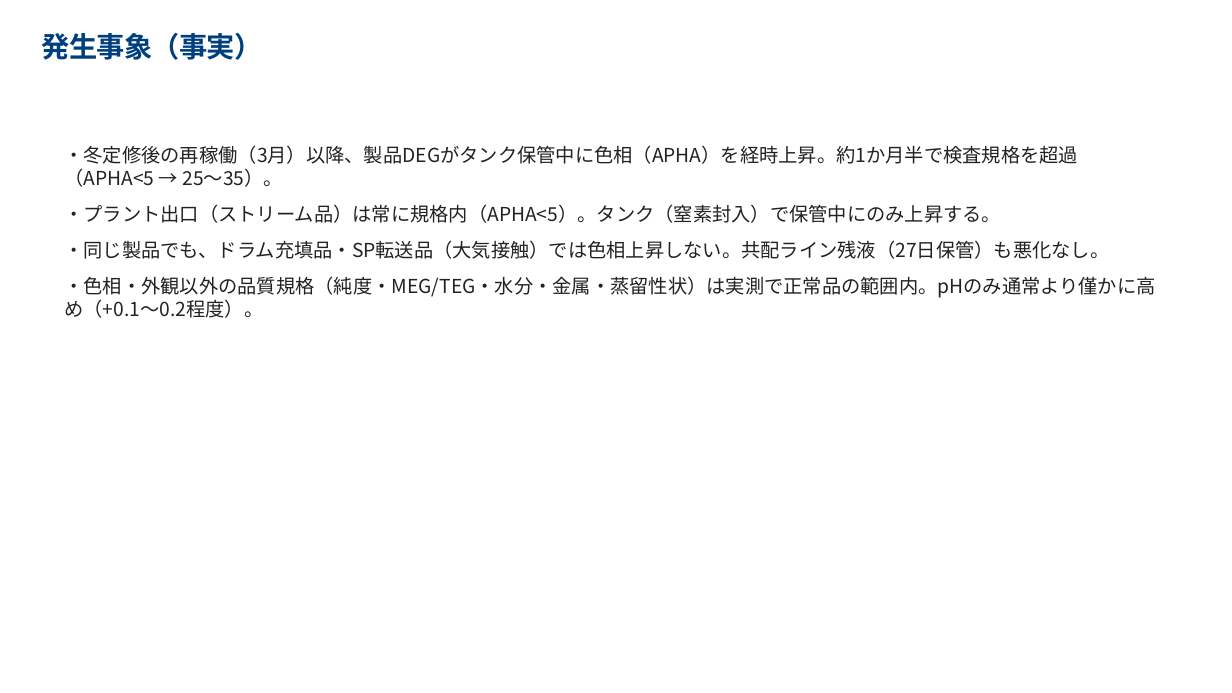
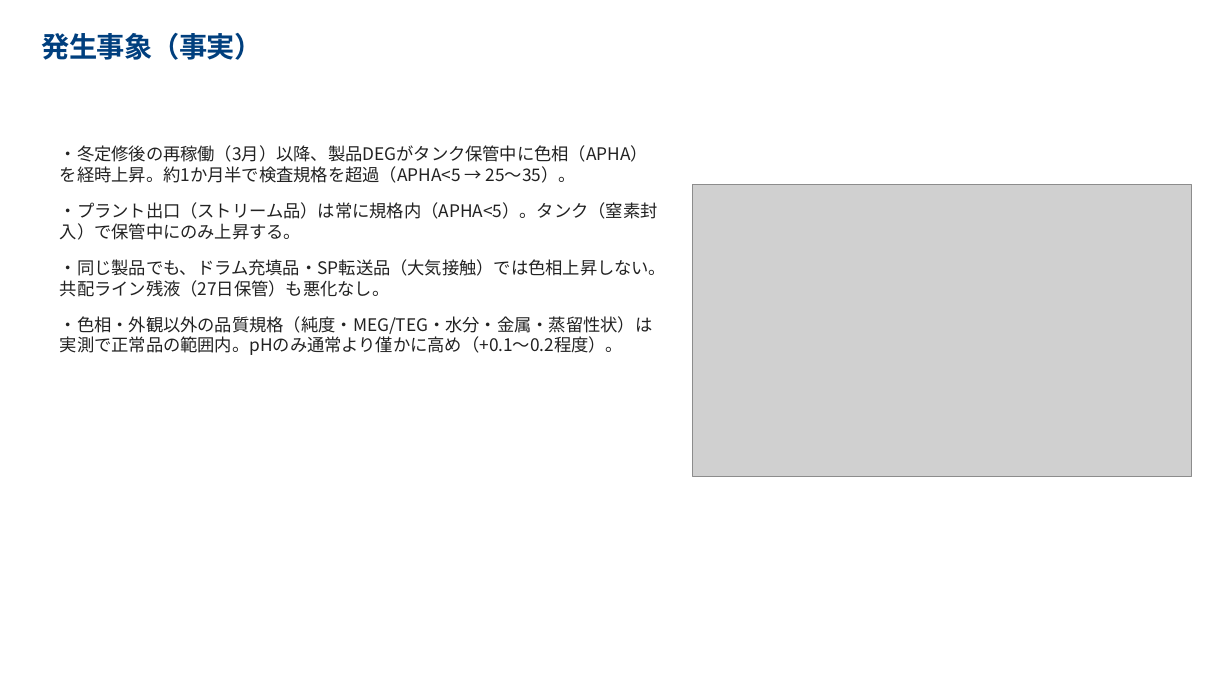
Before and after one commit to hiraoyosa-sys/Base, a slide deck: slide 2 of outputs/製品DEG色相悪化_対策会議.pptx. Drawn at 1232x693 pixels with LibreOffice and Linux fonts; fonts in the diff are those of the drawing; grey boxes stand for pictures. Boxes give left, top, right and bottom in pixels: in the first picture for what was removed or moved away, otherwise in the second. Text is boxed around its words. In the diff, an @@ line names an element or a change of style, - is before the commit and + after.

```diff
--- a/outputs/製品DEG色相悪化_対策会議.pptx
+++ b/outputs/製品DEG色相悪化_対策会議.pptx
@@ text "・冬定修後の再稼働（3月）以降、製品DEGがタンク保管中に色相（APHA）を経時上昇。約1か月半で検査規格を超過（APH ..." at [60,145,666,355]: size 15 to 13.5 pt; more space between paragraphs @@
@@ picture added at [693,185,1192,477] @@
```
Also in this commit, not shown: 5 other slides changed, 1 slide added, 6 other files.
